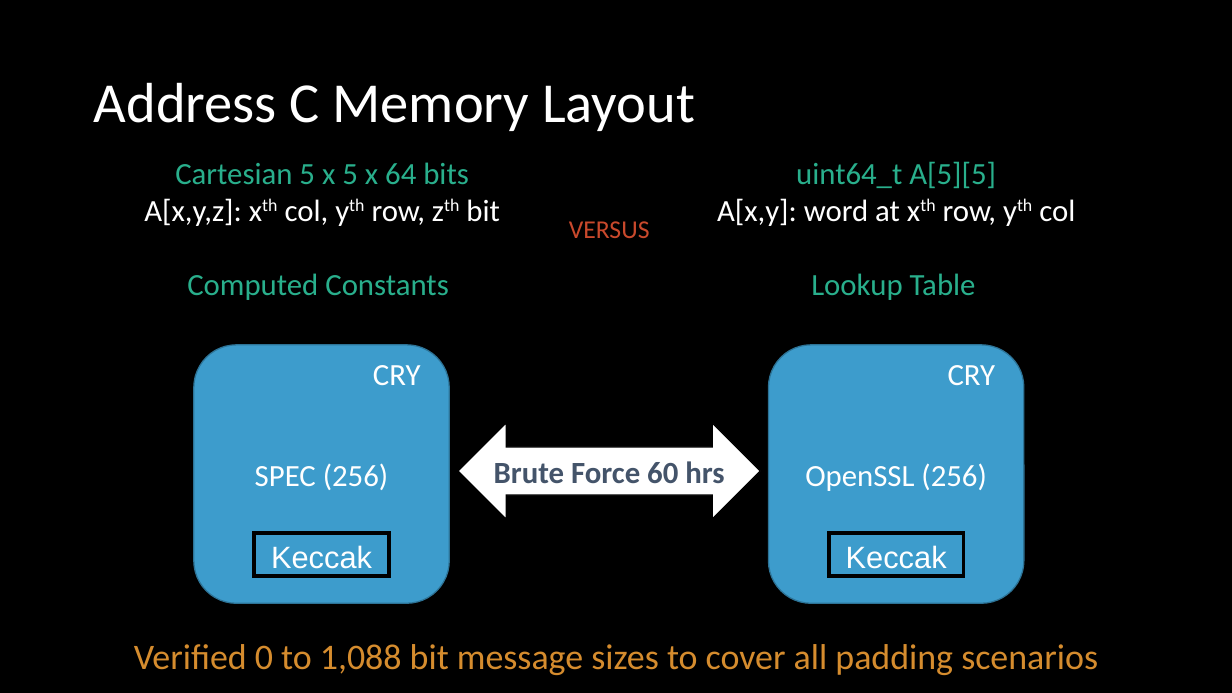
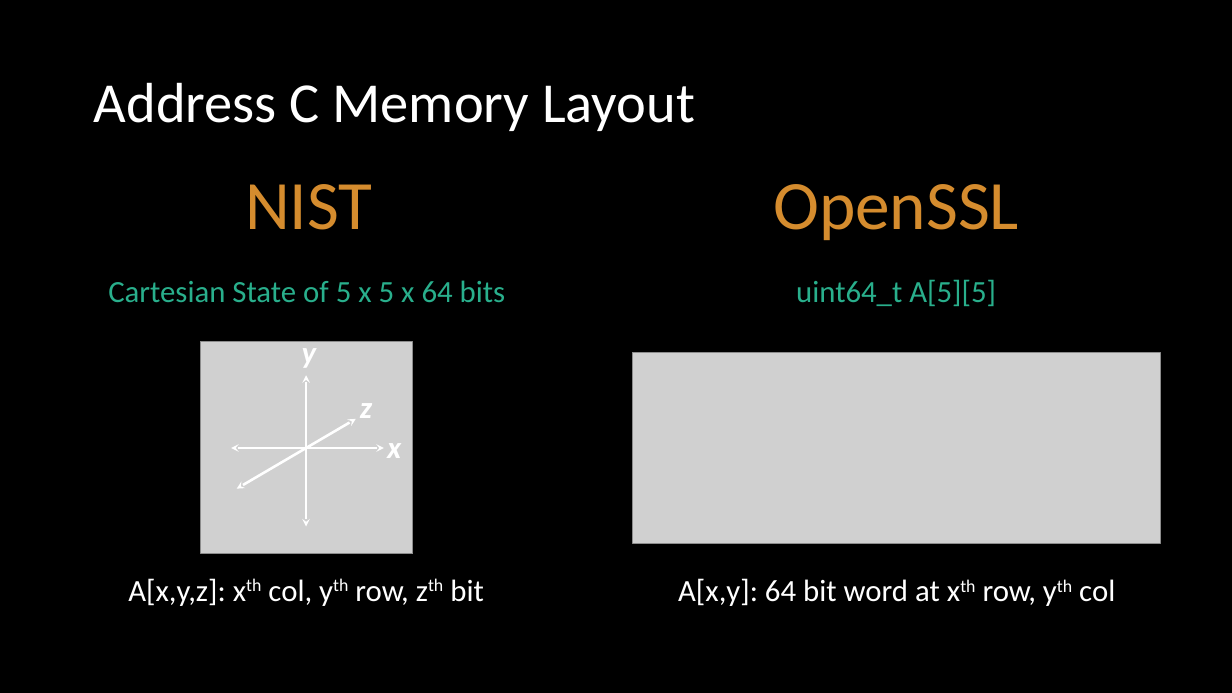
Before and after one commit to ericmercer/sha3-verification, a slide deck: slide 14 of presentation/SPIN2022.pptx (slide 13 before the commit). Drawn at 1232x693 pixels with LibreOffice and Linux fonts; fonts in the diff are those of the drawing; grey boxes stand for pictures. Boxes give left, top, right and bottom in pixels: in the first picture for what was removed or moved away, otherwise in the second. Text is boxed around its words. In the diff, an @@ line names an element or a change of style, - is before the commit and + after.

```diff
--- a/presentation/SPIN2022.pptx
+++ b/presentation/SPIN2022.pptx
@@ text added at <box>245,184,372,230</box>, 54 pt, text #D58C2E @@
+NIST
@@ text at <box>717,198,1075,226</box>: paragraph removed @@
-A[x,y]: word at xth row, yth col
@@ text added at <box>773,184,1019,240</box>, 54 pt, text #D58C2E @@
+OpenSSL
@@ text removed at <box>569,221,650,238</box> @@
-VERSUS
@@ text "uint64_t A[5][5]": place and size @@
-text "uint64_t A[5][5]" at <box>717,161,1075,226</box>
+text "uint64_t A[5][5]" at <box>796,279,996,306</box>
@@ text at <box>108,280,506,302</box>: text changed; text colour #FFFFFF to #29AF8C @@
-Cartesian 5 x 5 x 64 bits
-A[x,y,z]: xth col, yth row, zth bit
+Cartesian State of 5 x 5 x 64 bits
@@ text removed at <box>187,273,448,300</box> @@
-Computed Constants
@@ text removed at <box>811,273,976,300</box> @@
-Lookup Table
@@ rounded rectangle removed at <box>194,345,449,604</box> @@
-SPEC (256)
@@ group added at <box>201,338,412,554</box>: 3 texts, 3 double arrows, 1 picture @@
+x
+z
+y
@@ picture added at <box>632,353,1160,543</box> @@
@@ rounded rectangle removed at <box>769,345,1024,604</box> @@
-OpenSSL (256)
@@ text removed at <box>373,365,421,385</box> @@
-CRY
@@ text removed at <box>948,365,996,385</box> @@
-CRY
@@ left right arrow removed at <box>458,423,761,519</box> @@
-Brute Force 60 hrs
@@ rectangle removed at <box>254,532,389,576</box> @@
-Keccak
@@ rectangle removed at <box>829,532,964,576</box> @@
-Keccak
@@ text added at <box>128,578,484,606</box>, 24 pt, text #FFFFFF @@
+A[x,y,z]: xth col, yth row, zth bit
@@ text added at <box>678,578,1115,606</box>, 24 pt, text #FFFFFF @@
+A[x,y]: 64 bit word at xth row, yth col
@@ text removed at <box>134,644,1098,675</box> @@
-Verified 0 to 1,088 bit message sizes to cover all padding scenarios
```
Also in this commit, not shown: 8 other slides changed, 3 slides added.
